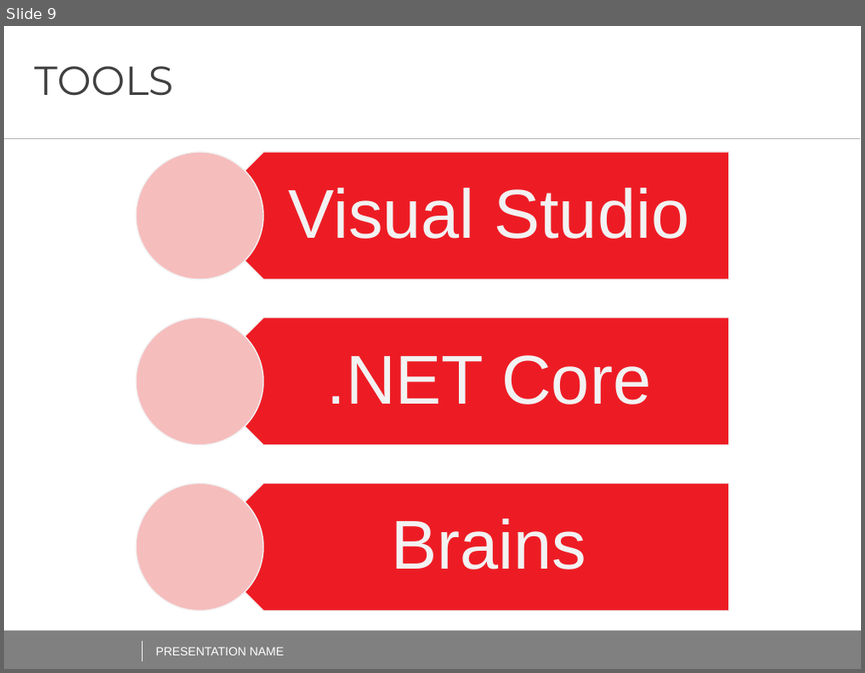
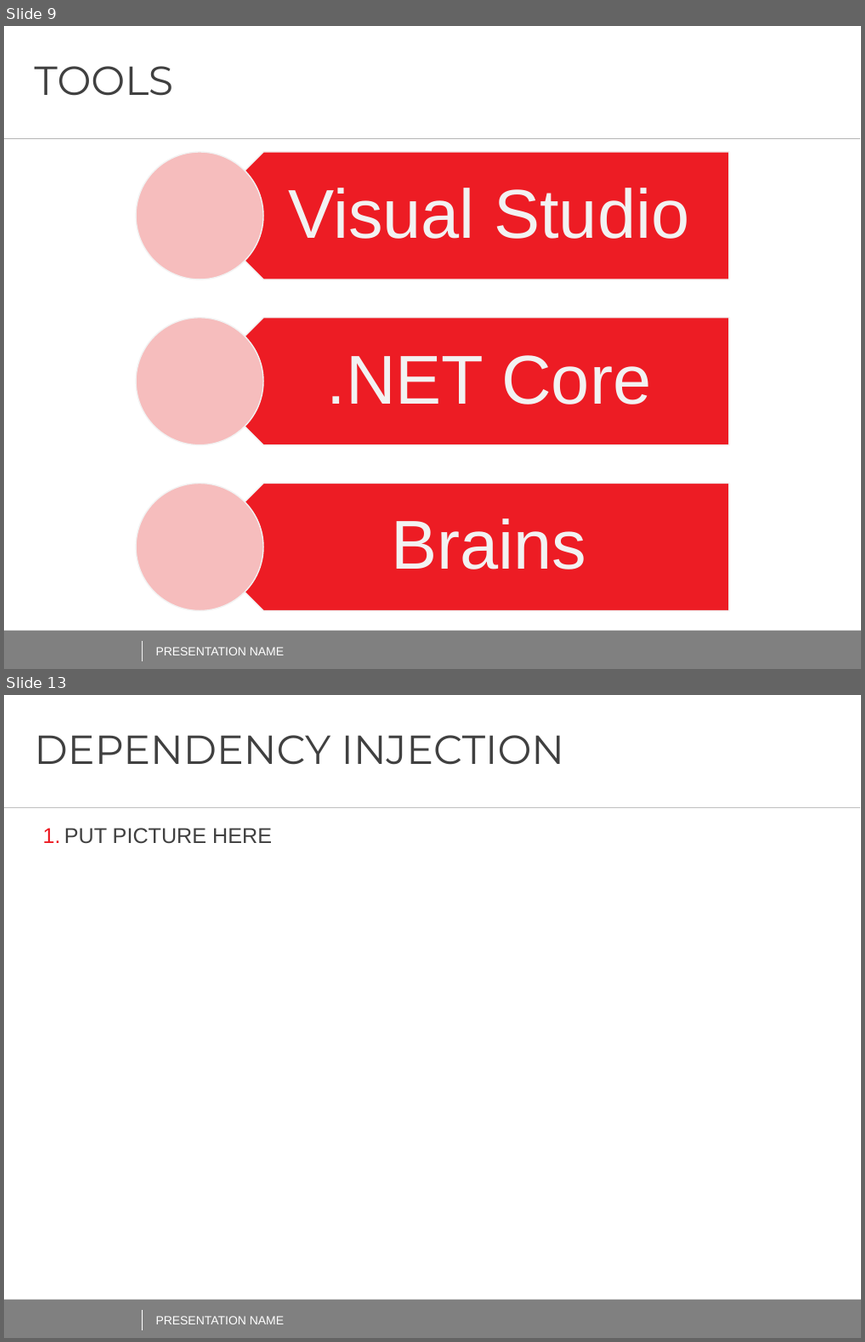
Before and after one commit to AndreiShenets/ASP.NET-Lectures, a slide deck: docs/ASP.NET CORE - iTechArt 2018.pptx. Shown one above the other, each under a label of ours: slide 9 before the commit, slides 9 and 13 after it; the slides between them are not shown. The pictures are 865x673 and 865x1342 pixels, drawn with LibreOffice and Linux fonts; fonts in the diff are those of the drawing; background and template pictures are left out. Boxes give left, top, right and bottom in pixels: in the first picture for what was removed or moved away, otherwise in the second. Text is boxed around its words. In the diff, an @@ line names an element or a change of style, - is before the commit and + after.

```diff
--- a/docs/ASP.NET CORE - iTechArt 2018.pptx
+++ b/docs/ASP.NET CORE - iTechArt 2018.pptx
@@ slide 13 added at [4,695,861,1338], background #FFFFFF; not listed: 2 template elements that a slide beside it also shows @@
@@ title added at [35,735,564,765], 34 pt, text #404040 @@
+DEPENDENCY INJECTION
@@ line added from (4, 807) to (860, 807), #BFBFBF 0.5 pt @@
@@ text added at [64,828,272,844], 18 pt, text #404040 @@
+1. PUT PICTURE HERE
@@ line added from (142, 1310) to (142, 1330), #FFFFFF 0.5 pt @@
@@ text added at [156,1315,284,1324], 10 pt, text #FFFFFF @@
+PRESENTATION NAME
```
Also in this commit, not shown: 1 slide changed, 12 other slides added.
